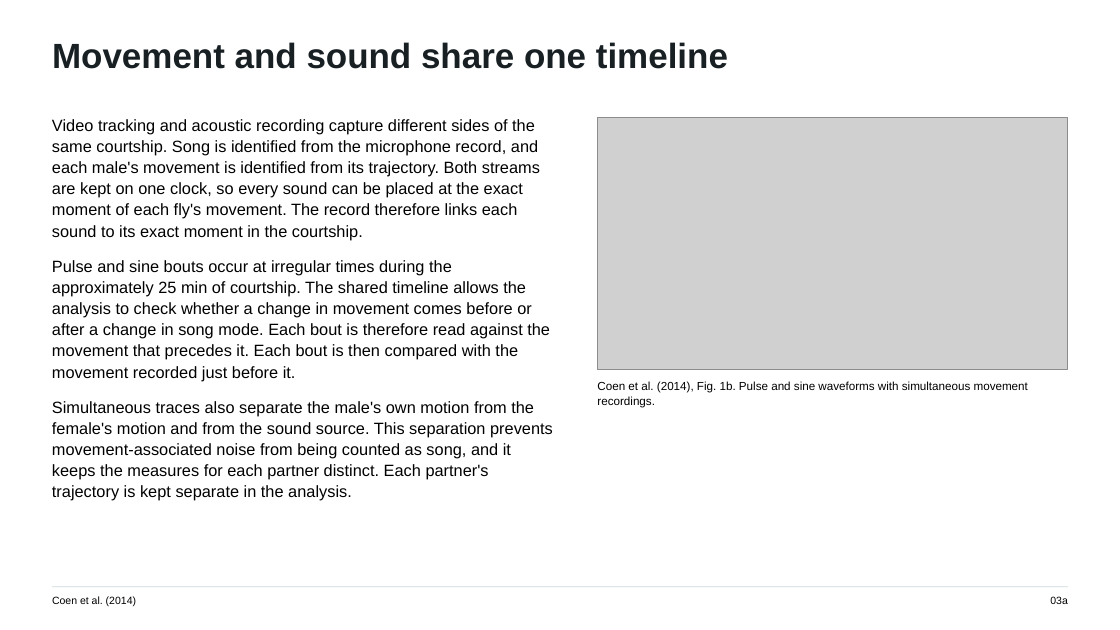
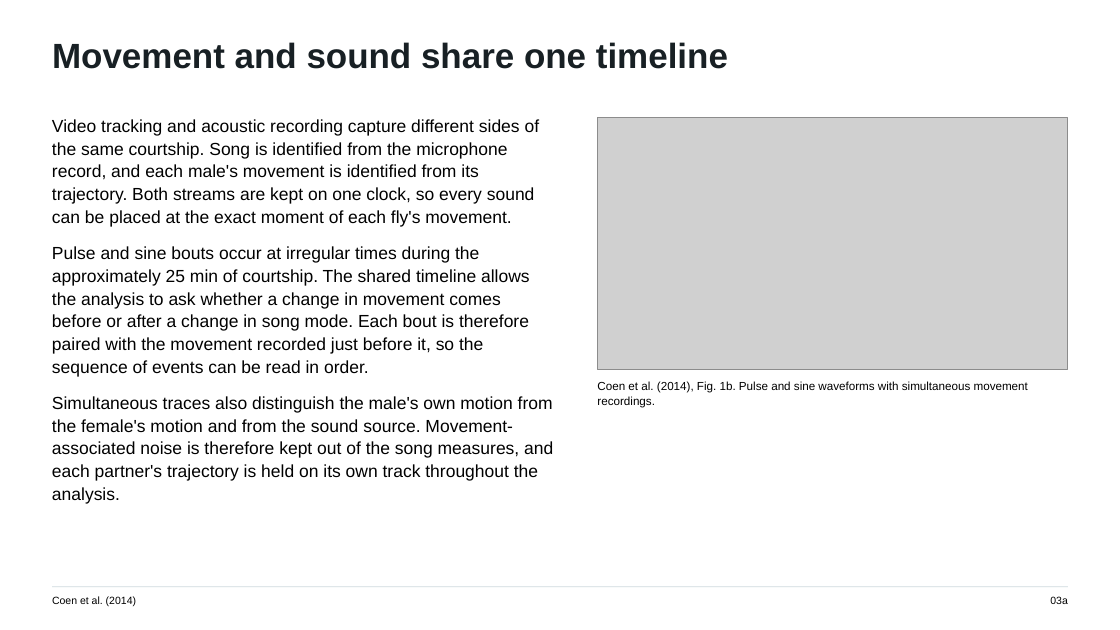
Before and after one commit to jordanxxlopez/NEUROETHOLOGY, a slide deck: slide 4 of scaffolded/Neuroethology_Lecture34_FA2026_SCAFFOLDED.pptx. Drawn at 1120x630 pixels with LibreOffice and Linux fonts; fonts in the diff are those of the drawing; grey boxes stand for pictures. Boxes give left, top, right and bottom in pixels: in the first picture for what was removed or moved away, otherwise in the second. Text is boxed around its words. In the diff, an @@ line names an element or a change of style, - is before the commit and + after.

```diff
--- a/scaffolded/Neuroethology_Lecture34_FA2026_SCAFFOLDED.pptx
+++ b/scaffolded/Neuroethology_Lecture34_FA2026_SCAFFOLDED.pptx
@@ text at (x1=52, y1=119, x2=553, y2=504): text changed; size 14 to 15 pt @@
-Video tracking and acoustic recording capture different sides of the same courtship. Song is identified from the microphone record, and each male's movement is identified from its trajectory. Both streams are kept on one clock, so every sound can be placed at the exact moment of each fly's movement. The record therefore links each sound to its exact moment in the courtship.
-Pulse and sine bouts occur at irregular times during the approximately 25 min of courtship. The shared timeline allows the analysis to check whether a change in movement comes before or after a change in song mode. Each bout is therefore read against the movement that precedes it. Each bout is then compared with the movement recorded just before it.
-Simultaneous traces also separate the male's own motion from the female's motion and from the sound source. This separation prevents movement-associated noise from being counted as song, and it keeps the measures for each partner distinct. Each partner's trajectory is kept separate in the analysis.
+Video tracking and acoustic recording capture different sides of the same courtship. Song is identified from the microphone record, and each male's movement is identified from its trajectory. Both streams are kept on one clock, so every sound can be placed at the exact moment of each fly's movement.
+Pulse and sine bouts occur at irregular times during the approximately 25 min of courtship. The shared timeline allows the analysis to ask whether a change in movement comes before or after a change in song mode. Each bout is therefore paired with the movement recorded just before it, so the sequence of events can be read in order.
+Simultaneous traces also distinguish the male's own motion from the female's motion and from the sound source. Movement-associated noise is therefore kept out of the song measures, and each partner's trajectory is held on its own track throughout the analysis.
```
Also in this commit, not shown: 43 other slides changed, 3 other files.
